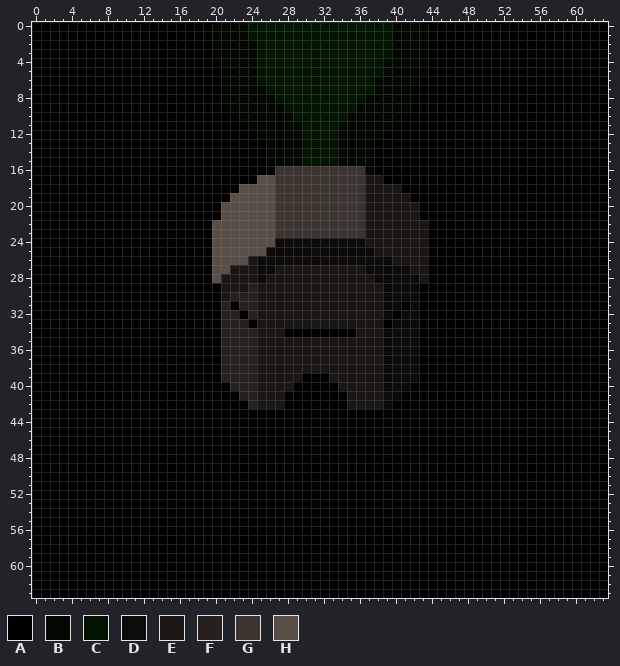
Edited in one commit: pixel-art sprite (Assets/Sprites/Tiles/Base.png). Above is the file before it was changed.
The file is 64x64 pixels. Colours within 5 levels of each other are drawn and written as one.
Palette (. is transparent): A #000000  B #020800  C #021500  D #0d0b0a  E #191614  F #26211e  G #3b342f  H #594f47
After:
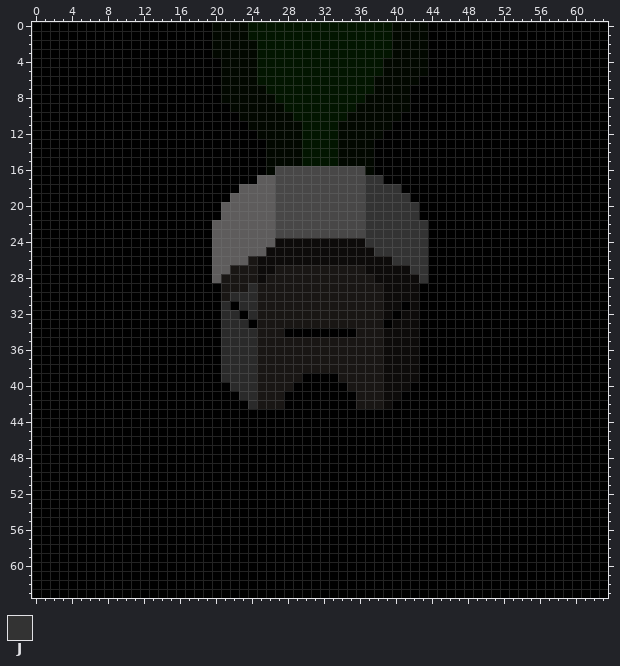
Colours new in this view: J #333333
Difference:
colour F: #26211e -> #2a2a2a
colour G: #3b342f -> #484747
colour H: #594f47 -> #5e5c5c
y 17: x 37..38 EE -> JJ
y 18: x 37..40 EEEE -> JJJJ
y 19: x 37..41 EEEEE -> JJJJJ
y 20..21: x 37..42 EEEEEE -> JJJJJJ
y 22..24: x 37..43 EEEEEEE -> JJJJJJJ
y 25: x 38..43 EEEEEE -> JJJJJJ
y 26: x 40..43 EEEE -> JJJJ
y 27: x 42..43 EE -> JJ
y 28: x 43 E -> J
y 39: x 33 E -> A
y 40: x 34 E -> A
y 41..42: x 35 E -> A
